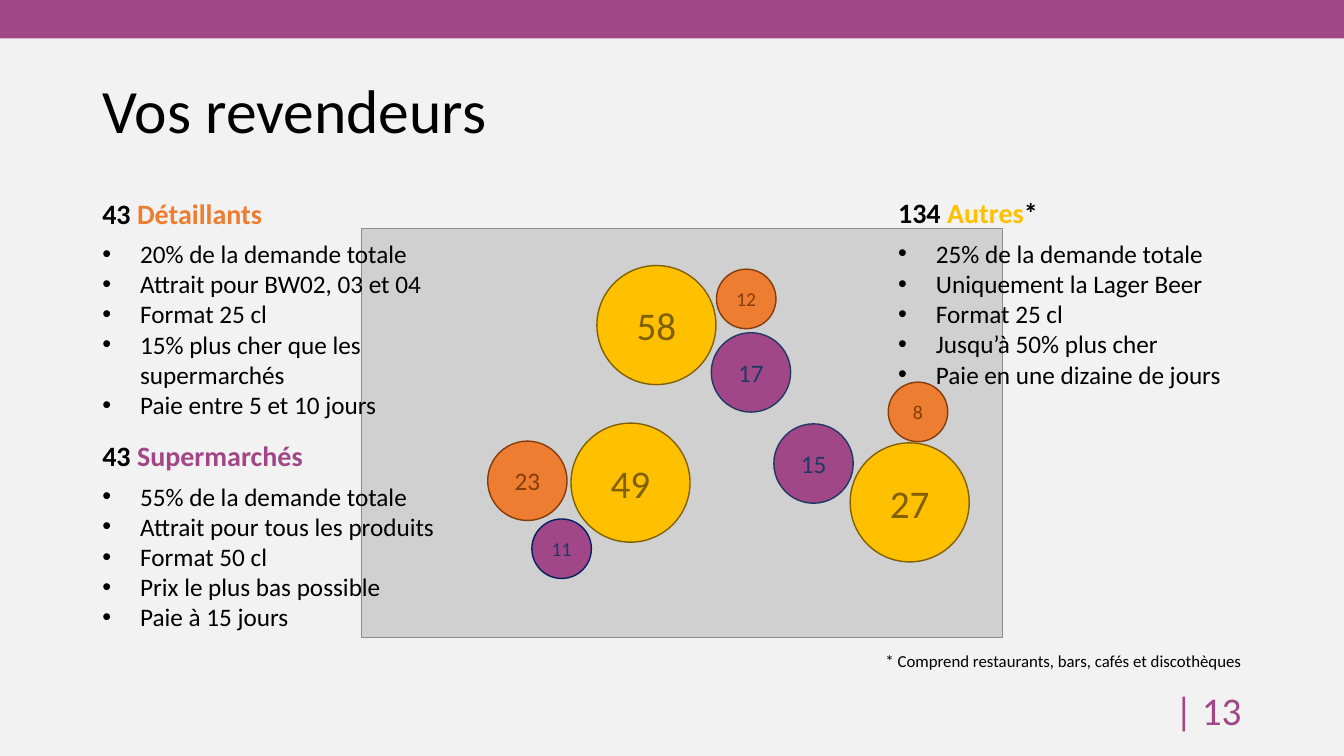
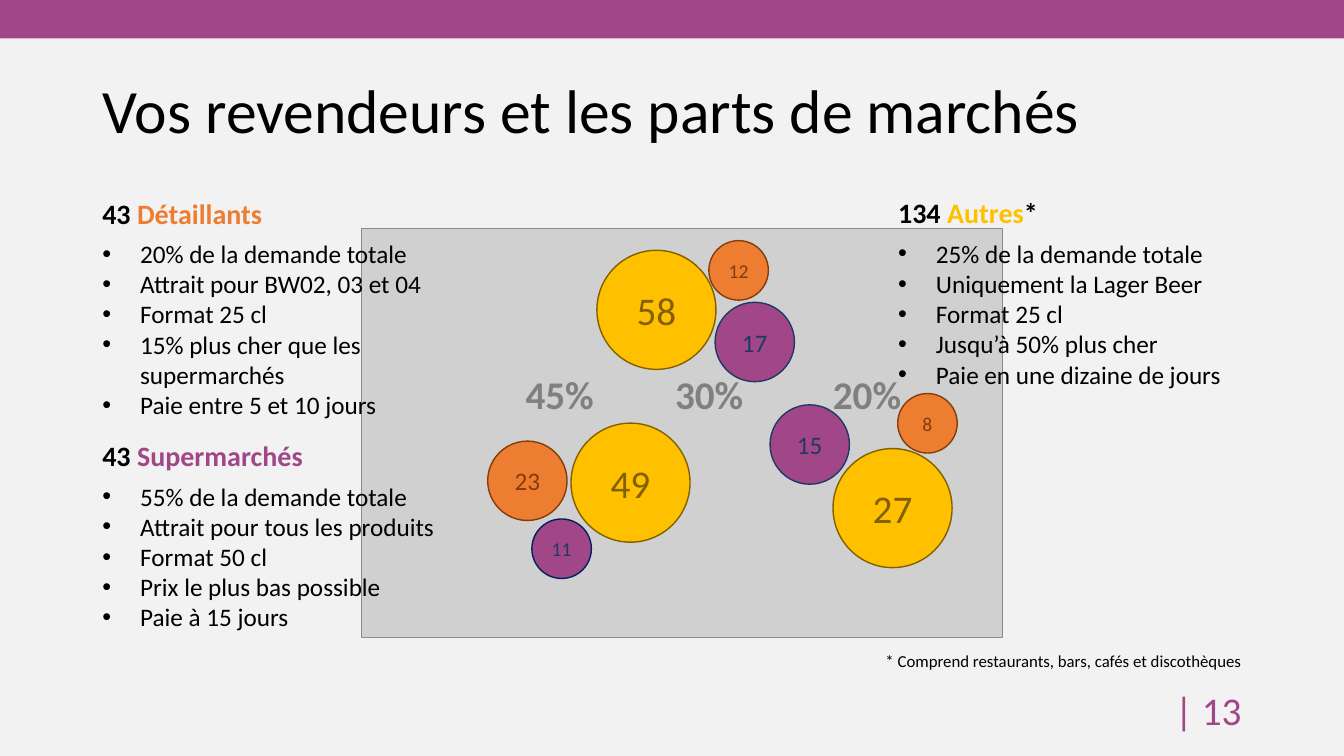
Before and after one commit to HEG-Arc/odoosim, a slide deck: slide 14 of BreweryAndCo.pptx. Drawn at 1344x756 pixels with LibreOffice and Linux fonts; fonts in the diff are those of the drawing; grey boxes stand for pictures; background and template pictures are left out. Boxes give left, top, right and bottom in pixels: in the first picture for what was removed or moved away, otherwise in the second. Text is boxed around its words. In the diff, an @@ line names an element or a change of style, - is before the commit and + after.

```diff
--- a/BreweryAndCo.pptx
+++ b/BreweryAndCo.pptx
@@ title at [102, 90, 1079, 143]: text changed @@
-Vos revendeurs
+Vos revendeurs et les parts de marchés
@@ ellipse "58": place and size @@
-ellipse "58" at [597, 265, 716, 384]
+ellipse "58" at [597, 250, 716, 369]
@@ ellipse "12": place and size @@
-ellipse "12" at [717, 269, 776, 329]
+ellipse "12" at [709, 241, 768, 300]
@@ ellipse "17": place and size @@
-ellipse "17" at [712, 333, 791, 412]
+ellipse "17" at [715, 302, 795, 382]
@@ text added at [526, 382, 594, 409], 28 pt, text #808080, bold @@
+45%
@@ text added at [675, 377, 743, 409], 28 pt, text #808080, bold @@
+30%
@@ text added at [833, 382, 901, 420], 28 pt, text #808080, bold @@
+20%
@@ ellipse "15": place and size @@
-ellipse "15" at [774, 424, 854, 504]
+ellipse "15" at [770, 405, 850, 485]
@@ ellipse "8": place and size @@
-ellipse "8" at [888, 382, 948, 442]
+ellipse "8" at [898, 393, 958, 453]
@@ ellipse "27": place and size @@
-ellipse "27" at [850, 443, 969, 562]
+ellipse "27" at [833, 449, 952, 568]
```
Also in this commit, not shown: 4 other slides changed, 20 other files.
